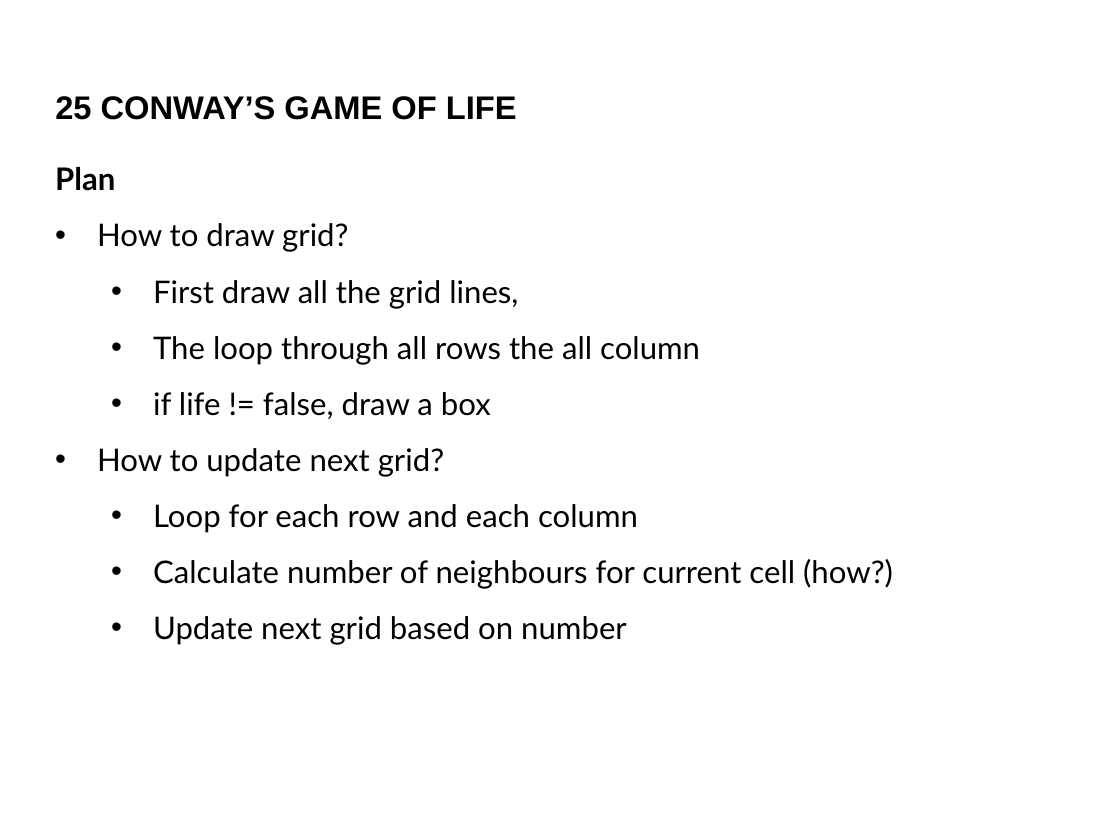
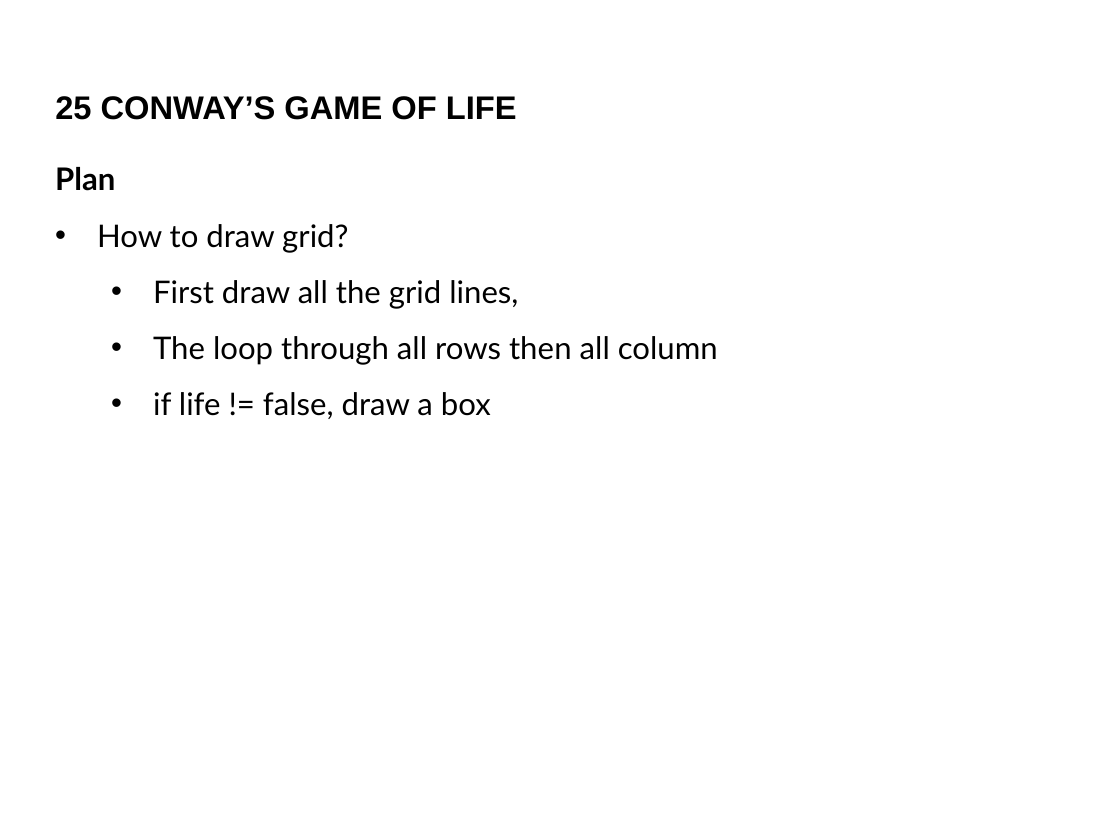
Before and after one commit to bryanbsun/pythonps, a slide deck: slide 20 of Python Problem Solver 2.pptx. Drawn at 1120x840 pixels with LibreOffice and Linux fonts; fonts in the diff are those of the drawing; background and template pictures are left out. Boxes give left, top, right and bottom in pixels: in the first picture for what was removed or moved away, otherwise in the second. Text is boxed around its words. In the diff, an @@ line names an element or a change of style, - is before the commit and + after.

```diff
--- a/Python Problem Solver 2.pptx
+++ b/Python Problem Solver 2.pptx
@@ text at <box>153,336,718,364</box>: text changed @@
-  • The loop through all rows the all column
+  • The loop through all rows then all column
@@ text at <box>97,448,893,645</box>: paragraphs removed @@
-• How to update next grid?
-  • Loop for each row and each column
-  • Calculate number of neighbours for current cell (how?)
-  • Update next grid based on number
```
Also in this commit, not shown: 1 other slide changed, 13 slides added, 1 slide removed, 2 other files.
